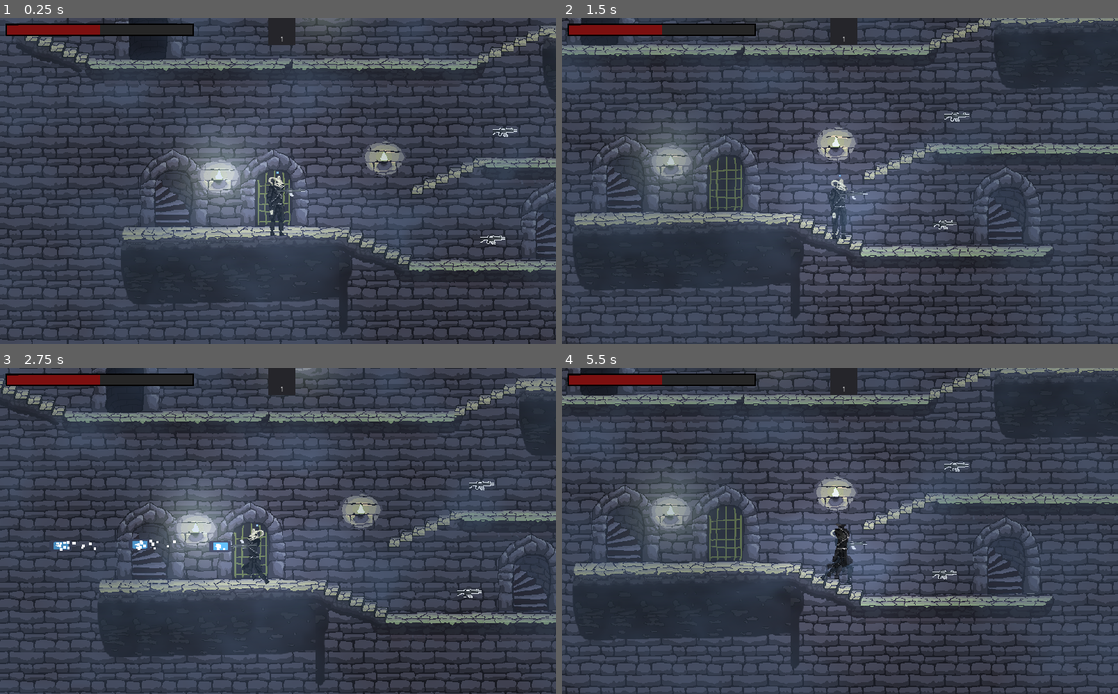
Above: before the commit, frames 1-4 (two rows, left to right).
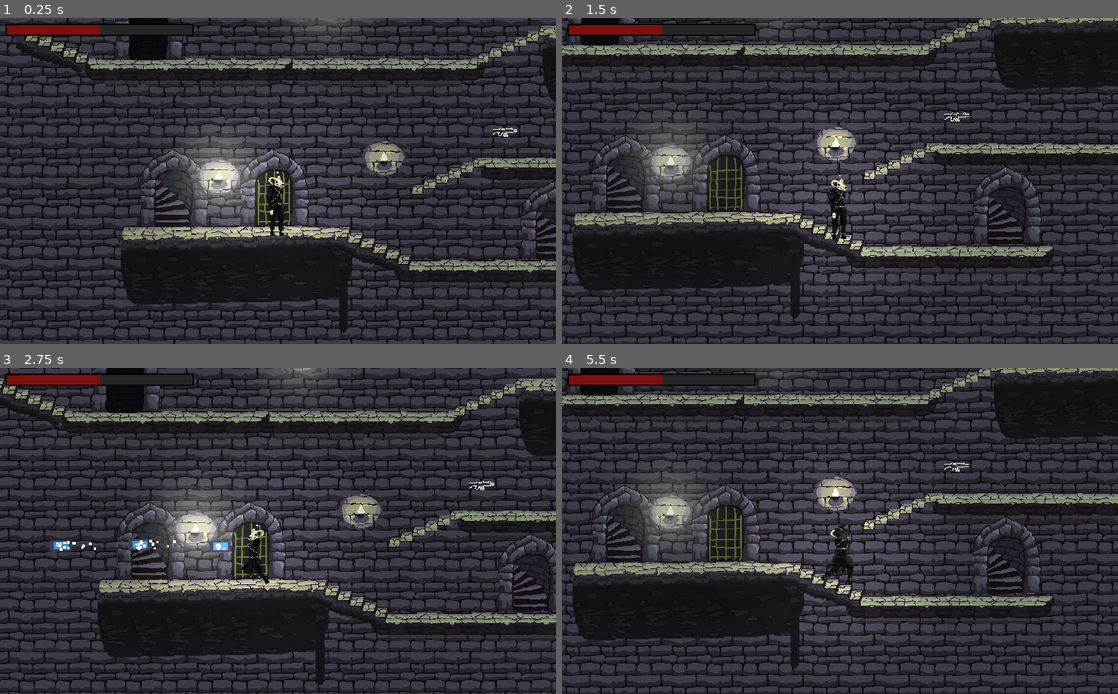
Above: after the commit, the same moments.

Repository: IgorBayerl/godot-game-liliths-crusade
Game: Godot game, scene res://src/Scenes/Main.tscn
Two runs of this game, one before a commit and one after it. Both use one fixed random seed, a clock stepped at 60 frames per second and the inputs below. The engine's default icon, where the game draws it, is replaced by a stand-in: a white triangle on a blue panel in a dark square.
Inputs (mouse positions are in pixels of both pictures, inside the frame that each line leads up to):
- Up to frame 1 (0.25 s): no input
- Up to frame 2 (1.5 s): move the mouse to (962, 164) at 0.52 s; hold D (move_RIGHT) 0.53-1.25 s; tap L (hability) at 0.6 s; click (962, 164) at 0.67 s; tap J (jump) at 0.77 s; drag from (728, 197) to (956, 119) at 1.27 s
- Up to frame 3 (2.75 s): move the mouse to (333, 459) at 2.02 s; hold A (move_LEFT) from 2.03 s (still down); hold K (shoot) from 2.03 s (still down)
- Up to frame 4 (5.5 s): release A (move_LEFT) at 2.75 s; release K (shoot) at 2.75 s; drag from (812, 596) to (1029, 592) at 2.77 s; move the mouse to (1006, 579) at 3.52 s; hold D (move_RIGHT) 3.53-4.25 s; tap H (interact) at 3.6 s; tap J (jump) at 3.77 s; drag from (673, 482) to (756, 449) at 4.27 s; move the mouse to (867, 531) at 5.02 s; hold D (move_RIGHT) from 5.03 s (still down); tap L (hability) at 5.1 s; click (867, 531) at 5.17 s

The runs differ from the first frame. In frame 1, 52% of the frame differs, in the area x 0-100%, y 0-100%; in frame 2, 60%; in frame 3, 54%; in frame 4, 60%.

Commit message:
cathing gun

Diff:
--- /dev/null
+++ b/src/Actors/Efeitos/Agua.tscn
@@ -0,0 +1,84 @@
+[gd_scene load_steps=4 format=2]
+
+[ext_resource path="res://icon.png" type="Texture" id=1]
+
+[sub_resource type="Shader" id=6]
+code = "shader_type canvas_item;
+
+// Gonkee's water shader for Godot 3 - full tutorial https://youtu.be/uhMAHpV_cDg
+// If you use this shader, I would prefer if you gave credit to me and my channel
+
+uniform vec4 blue_tint : hint_color;
+
+uniform vec2 sprite_scale;
+uniform float scale_x = 0.67;
+
+float rand(vec2 coord){
+	return fract(sin(dot(coord, vec2(12.9898, 78.233)))* 43758.5453123);
+}
+
+float noise(vec2 coord){
+	vec2 i = floor(coord);
+	vec2 f = fract(coord);
+
+	// 4 corners of a rectangle surrounding our point
+	float a = rand(i);
+	float b = rand(i + vec2(1.0, 0.0));
+	float c = rand(i + vec2(0.0, 1.0));
+	float d = rand(i + vec2(1.0, 1.0));
+
+	vec2 cubic = f * f * (3.0 - 2.0 * f);
+
+	return mix(a, b, cubic.x) + (c - a) * cubic.y * (1.0 - cubic.x) + (d - b) * cubic.x * cubic.y;
+}
+
+void fragment(){
+
+	vec2 noisecoord1 = UV * sprite_scale * scale_x;
+	vec2 noisecoord2 = UV * sprite_scale * scale_x + 4.0;
+
+	vec2 motion1 = vec2(TIME * 0.3, TIME * -0.4);
+	vec2 motion2 = vec2(TIME * 0.1, TIME * 0.5);
+
+	vec2 distort1 = vec2(noise(noisecoord1 + motion1), noise(noisecoord2 + motion1)) - vec2(0.5);
+	vec2 distort2 = vec2(noise(noisecoord1 + motion2), noise(noisecoord2 + motion2)) - vec2(0.5);
+
+	vec2 distort_sum = (distort1 + distort2) / 60.0;
+
+	vec4 color = textureLod(SCREEN_TEXTURE, SCREEN_UV + distort_sum, 0.0);
+
+	color = mix(color, blue_tint, 0.3);
+	color.rgb = mix(vec3(0.5), color.rgb, 1.4);
+
+	float near_top = (UV.y + distort_sum.y) / (0.2 / sprite_scale.y);
+	near_top = clamp(near_top, 0.0, 1.0);
+	near_top = 1.0 - near_top;
+
+	color = mix(color, vec4(1.0), near_top);
+
+	float edge_lower = 0.6;
+	float edge_upper = edge_lower + 0.1;
+
+	if(near_top > edge_lower){
+		color.a = 0.0;
+
+		if(near_top < edge_upper){
+			color.a = (edge_upper - near_top) / (edge_upper - edge_lower);
+		}
+	}
+
+	COLOR = color;
+}"
+custom_defines = ""
+
+[sub_resource type="ShaderMaterial" id=7]
+shader = SubResource( 6 )
+shader_param/blue_tint = Color( 0, 0.368627, 0.431373, 1 )
+shader_param/sprite_scale = Vector2( 1, 1 )
+shader_param/scale_x = 0.67
+
+[node name="Agua" type="Sprite"]
+material = SubResource( 7 )
+position = Vector2( 542.684, 944.168 )
+scale = Vector2( 2.53154, 2.69916 )
+texture = ExtResource( 1 )
--- /dev/null
+++ b/src/Actors/Efeitos/Smoke.tscn
@@ -0,0 +1,99 @@
+[gd_scene load_steps=4 format=2]
+
+[ext_resource path="res://icon.png" type="Texture" id=1]
+
+[sub_resource type="Shader" id=1]
+code = "shader_type canvas_item;
+
+// Gonkee's smoke shader for Godot 3 - full tutorial https://youtu.be/ZkeRKXCoJNo
+// If you use this shader, I would prefer it if you gave credit to me and my channel
+
+uniform vec2 center = vec2(0.5, 0.8);
+
+uniform int OCTAVES = 6;
+
+float rand(vec2 coord){
+	return fract(sin(dot(coord, vec2(12.9898, 78.233)))* 43758.5453123);
+}
+
+float noise(vec2 coord){
+	vec2 i = floor(coord);
+	vec2 f = fract(coord);
+
+	// 4 corners of a rectangle surrounding our point
+	float a = rand(i);
+	float b = rand(i + vec2(1.0, 0.0));
+	float c = rand(i + vec2(0.0, 1.0));
+	float d = rand(i + vec2(1.0, 1.0));
+
+	vec2 cubic = f * f * (3.0 - 2.0 * f);
+
+	return mix(a, b, cubic.x) + (c - a) * cubic.y * (1.0 - cubic.x) + (d - b) * cubic.x * cubic.y;
+}
+
+float fbm(vec2 coord){
+	float value = 0.0;
+	float scale = 0.5;
+
+	for(int i = 0; i < OCTAVES; i++){
+		value += noise(coord) * scale;
+		coord *= 2.0;
+		scale *= 0.5;
+	}
+	return value;
+}
+
+float egg_shape(vec2 coord, float radius){
+	vec2 diff = abs(coord - center);
+
+	if (coord.y < center.y){
+		diff.y /= 2.0;
+	} else {
+		diff.y *= 2.0;
+	}
+
+	float dist = sqrt(diff.x * diff.x + diff.y * diff.y) / radius;
+	float value = clamp(1.0 - dist, 0.0, 1.0);
+	return clamp(value * value, 0.0, 1.0);
+}
+
+void fragment() {
+	vec2 scaled_coord = UV * 6.0;
+
+	float warp = UV.y;
+	float dist_from_center = abs(UV.x - 0.5) * 4.0;
+	if (UV.x > 0.5) {
+		warp = 1.0 - warp;
+	}
+
+	vec2 warp_vec = vec2(warp, 0.0);
+	float motion_fbm = fbm(scaled_coord + vec2(TIME * 0.4, TIME * 1.3)); // used for distorting the smoke_fbm texture
+	float smoke_fbm = fbm(scaled_coord + vec2(0.0, TIME * 1.0) + motion_fbm + warp_vec * dist_from_center);
+
+	float egg_s = egg_shape(UV, 0.5);
+
+	float thres = 0.1;
+	smoke_fbm *= egg_s;
+	smoke_fbm = clamp(smoke_fbm - thres, 0.0, 1.0) / (1.0 - thres);
+	if (smoke_fbm < 0.1) {
+		smoke_fbm *= smoke_fbm/0.1;
+	}
+	smoke_fbm /= egg_s;
+	smoke_fbm = sqrt(smoke_fbm);
+	smoke_fbm = clamp(smoke_fbm, 0.0, 1.0);
+
+	COLOR = vec4(smoke_fbm);
+//	COLOR = vec4(vec3(egg_s), 1.0);
+}"
+custom_defines = ""
+
+[sub_resource type="ShaderMaterial" id=2]
+shader = SubResource( 1 )
+shader_param/center = Vector2( 0.5, 0.8 )
+shader_param/OCTAVES = 6
+
+[node name="Smoke" type="Sprite"]
+material = SubResource( 2 )
+position = Vector2( 468.337, 698.885 )
+scale = Vector2( 1.82842, 2.69916 )
+texture = ExtResource( 1 )
--- a/src/Actors/Player.tscn
+++ b/src/Actors/Player.tscn
@@ -81,6 +81,7 @@
 [node name="Arma" type="Node2D" parent="Mira"]
 
 [node name="Sprite" type="Sprite" parent="Mira/Arma"]
+visible = false
 position = Vector2( 49.458, 1.55992 )
 scale = Vector2( 2.24619, 1.81016 )
 texture = ExtResource( 15 )
--- a/src/Scenes/Main.tscn
+++ b/src/Scenes/Main.tscn
@@ -7,6 +7,7 @@
 [ext_resource path="res://src/Actors/Arma.tscn" type="PackedScene" id=5]
 [ext_resource path="res://src/Actors/Efeitos/fog.tscn" type="PackedScene" id=6]
 [ext_resource path="res://src/Interface/Guns_Bar.tscn" type="PackedScene" id=7]
+[ext_resource path="res://src/Scripts/MainController.gd" type="Script" id=8]
 
 [sub_resource type="RectangleShape2D" id=1]
 extents = Vector2( 42.4, 3.2 )
@@ -80,29 +81,37 @@
 shape = SubResource( 5 )
 one_way_collision = true
 
-[node name="Aroldo" parent="." instance=ExtResource( 3 )]
+[node name="FOG" parent="." instance=ExtResource( 6 )]
+visible = false
+position = Vector2( 1511.34, 452.178 )
+scale = Vector2( 54.88, 39.12 )
+
+[node name="MainController" type="Node2D" parent="."]
+script = ExtResource( 8 )
+
+[node name="Aroldo" parent="MainController" instance=ExtResource( 3 )]
 position = Vector2( 1415.21, 299.745 )
 collision_mask = 7
 
-[node name="Player" parent="." instance=ExtResource( 1 )]
+[node name="Player" parent="MainController" instance=ExtResource( 1 )]
 position = Vector2( 663.893, 709.206 )
 scale = Vector2( 0.519995, 0.519995 )
 
-[node name="CanvasLayer" type="CanvasLayer" parent="."]
+[node name="CanvasLayer" type="CanvasLayer" parent="MainController"]
 
-[node name="Control" type="Control" parent="CanvasLayer"]
+[node name="Control" type="Control" parent="MainController/CanvasLayer"]
 margin_right = 1028.0
 margin_bottom = 612.0
 __meta__ = {
 "_edit_use_anchors_": false
 }
 
-[node name="Health Bar" parent="CanvasLayer/Control" instance=ExtResource( 4 )]
+[node name="Health Bar" parent="MainController/CanvasLayer/Control" instance=ExtResource( 4 )]
 margin_left = 10.0
 margin_top = 10.0
 rect_scale = Vector2( 0.3, 0.3 )
 
-[node name="Guns_bar" parent="CanvasLayer/Control" instance=ExtResource( 7 )]
+[node name="Guns_bar" parent="MainController/CanvasLayer/Control" instance=ExtResource( 7 )]
 anchor_left = 0.5
 anchor_right = 0.5
 anchor_bottom = 0.0
@@ -110,13 +119,7 @@
 margin_right = 329.0
 margin_bottom = 48.0
 
-[node name="Arma" parent="." instance=ExtResource( 5 )]
+[node name="Arma" parent="MainController" instance=ExtResource( 5 )]
 position = Vector2( 1084.42, 596.424 )
-
-[node name="Arma2" parent="." instance=ExtResource( 5 )]
-position = Vector2( 1062.2, 794.849 )
-
-[node name="FOG" parent="." instance=ExtResource( 6 )]
-position = Vector2( 1511.34, 452.178 )
-scale = Vector2( 54.88, 39.12 )
-[connection signal="body_entered" from="Arma" to="CanvasLayer/Control/Guns_bar" method="_on_Arma_body_entered"]
+[connection signal="body_entered" from="MainController/Arma" to="MainController" method="_on_Arma_body_entered"]
+[connection signal="body_entered" from="MainController/Arma" to="MainController/CanvasLayer/Control/Guns_bar" method="_on_Arma_body_entered"]
--- a/src/Scripts/ArmaColetavel.gd
+++ b/src/Scripts/ArmaColetavel.gd
@@ -4,6 +4,8 @@
 
 var subindo = false
 var is_picked = false
+
+export var type = 1
 
 func _on_Arma_body_entered(body: Node) -> void:
 	if body.get_name() == "Player":
--- a/src/Scripts/Guns_Bar.gd
+++ b/src/Scripts/Guns_Bar.gd
@@ -7,13 +7,13 @@
 func addItem( value ):
 	var item = ListItem.instance()
 	listIndex += 1
-	item.get_node("Bullets").text = str(listIndex)
+	item.get_node("Bullets").text = str(value)
 	item.rect_min_size = Vector2(50,50)
 	$list.add_child(item)
 
 func _ready() -> void:
-#	pass
-	addItem(5)
+	pass
+#	addItem(5)
 #	for i in range(5):
 #		addItem(i)
 
@@ -21,6 +21,8 @@
 	pass
 
 
-
-func _on_Arma_body_entered(body: Node) -> void:
-	addItem(5)
+#
+#func _on_Arma_body_entered(body: Node) -> void:
+#	if body.get_name() == "Player":
+#		addItem(15)
+#
--- /dev/null
+++ b/src/Scripts/MainController.gd
@@ -0,0 +1,33 @@
+extends Node2D
+
+
+var player_GUNS_information = {
+	"gun_1": {
+		"unlocked" : true ,
+		"selected" : false ,
+		"ammo": 25,
+		"full_ammo": 60
+	},
+	"gun_2": {
+		"unlocked" : false ,
+		"selected" : false ,
+		"ammo": 25,
+		"full_ammo": 60
+	},
+	"gun_3": {
+		"unlocked" : false ,
+		"selected" : false ,
+		"ammo": 25,
+		"full_ammo": 60
+	}
+}
+
+func _ready() -> void:
+	pass
+
+func _process(delta: float) -> void:
+	pass
+
+func _on_Arma_body_entered(body: Node) -> void:
+	$CanvasLayer/Control/Guns_bar.addItem(5)
+	$Player/Mira/Arma/Sprite.visible = true
Not shown: 1 places in src/Scenes/Main.tscn that only renumber resources
